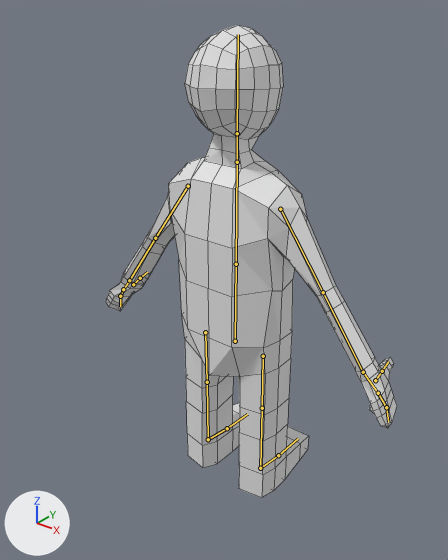
A saved change to the Blender file models/heroes/omi.blend.
Camera for both pictures: a camera (50 mm lens) standing at (3.71, -5.38, 5.59) and looking at (-0.2, -0.49, 2.56). The lights are fixed; the arrows at lower left show +X, +Y and +Z. The bones that bend it are drawn over the model as lines. Mesh edges are drawn as thin lines.
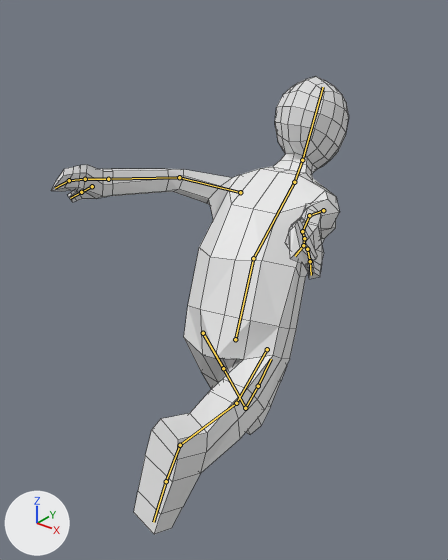
The newer file adds an action. The first version stands in its rest pose; the second is drawn at frame 17 of the action 'Run'.

Boxes [x1, y1, x2, y2] around the edits, measured in the pictures (448 x 560 px):
```json
{"object": "Cube", "change": "posed", "before": [106, 25, 397, 498], "after": [51, 76, 349, 534]}
{"bone": "torso", "before": "(235, 341) to (236, 264)", "after": "(235, 339) to (253, 258)"}
{"bone": "chest", "before": "(236, 264) to (237, 162)", "after": "(253, 258) to (294, 182)"}
{"bone": "neck", "before": "(237, 162) to (237, 133)", "after": "(294, 182) to (302, 160)"}
{"bone": "head", "before": "(237, 133) to (238, 34)", "after": "(302, 160) to (323, 87)"}
{"bone": "upper_arm.L", "before": "(188, 186) to (155, 238)", "after": "(240, 192) to (179, 177)"}
{"bone": "lower_arm.L", "before": "(155, 238) to (129, 280)", "after": "(179, 177) to (108, 179)"}
{"bone": "thumb_1.L", "before": "(133, 284) to (140, 278)", "after": "(92, 186) to (81, 192)"}
{"bone": "upper_arm.R", "before": "(280, 209) to (323, 292)", "after": "(323, 210) to (309, 215)"}
{"bone": "lower_arm.R", "before": "(323, 292) to (363, 372)", "after": "(309, 215) to (302, 231)"}
{"bone": "thumb_1.R", "before": "(375, 380) to (382, 371)", "after": "(307, 249) to (310, 261)"}
```

Edits to the scene script, one JSON object a line:
```json
{"block": "bone_torso", "where": "bone_torso = bpy.data.objects['Armature'].pose.bones['torso']"}
{"op": "set", "path": "bone_torso.location", "old": "(0.0, 0.0, 0.0)", "new": "(-0.08, -0.06, -0.12)"}
{"op": "set", "path": "bone_torso.rotation_quaternion", "old": "(1.0, 0.0, 0.0, 0.0)", "new": "(0.962, -0.253, 0.094, 0.032)", "note": "degrees (0, 0, 0) -> degrees (-29, 11, 1)"}
{"block": "bone_chest", "where": "bone_chest = bpy.data.objects['Armature'].pose.bones['chest']  # child of 'torso'"}
{"op": "set", "path": "bone_chest.rotation_quaternion", "old": "(1.0, 0.0, 0.0, 0.0)", "new": "(0.906, -0.422, -0.002, 0.01)", "note": "degrees (0, 0, 0) -> degrees (-50, 0, 1)"}
{"block": "bone_neck", "where": "bone_neck = bpy.data.objects['Armature'].pose.bones['neck']  # child of 'chest'"}
{"op": "set", "path": "bone_neck.rotation_quaternion", "old": "(1.0, 0.0, 0.0, 0.0)", "new": "(0.99, 0.141, 0.0, 0.0)", "note": "degrees (0, 0, 0) -> degrees (16, 0, 0)"}
{"block": "bone_head", "where": "bone_head = bpy.data.objects['Armature'].pose.bones['head']  # child of 'neck'"}
{"op": "set", "path": "bone_head.rotation_quaternion", "old": "(1.0, 0.0, 0.0, 0.0)", "new": "(0.997, 0.076, 0.003, -0.009)", "note": "degrees (0, 0, 0) -> degrees (9, 0, -1)"}
{"block": "bone_upper_arm_l", "where": "bone_upper_arm_l = bpy.data.objects['Armature'].pose.bones['upper_arm.L']  # child of 'chest'"}
{"op": "set", "path": "bone_upper_arm_l.rotation_quaternion", "old": "(1.0, 0.0, 0.0, 0.0)", "new": "(0.875, -0.358, -0.075, 0.318)", "note": "degrees (0, 0, 0) -> degrees (-43, 6, 38)"}
{"block": "bone_lower_arm_l", "where": "bone_lower_arm_l = bpy.data.objects['Armature'].pose.bones['lower_arm.L']  # child of 'upper_arm.L'"}
{"op": "set", "path": "bone_lower_arm_l.rotation_quaternion", "old": "(1.0, 0.0, 0.0, 0.0)", "new": "(0.984, 0.056, -0.125, -0.113)", "note": "degrees (0, 0, 0) -> degrees (8, -13, -14)"}
{"block": "bone_thumb_1_l", "where": "bone_thumb_1_l = bpy.data.objects['Armature'].pose.bones['thumb_1.L']  # child of 'hand_1.L'"}
{"op": "set", "path": "bone_thumb_1_l.rotation_quaternion", "old": "(1.0, 0.0, 0.0, 0.0)", "new": "(0.831, -0.534, 0.062, 0.145)", "note": "degrees (0, 0, 0) -> degrees (-64, 15, 10)"}
{"block": "bone_upper_arm_r", "where": "bone_upper_arm_r = bpy.data.objects['Armature'].pose.bones['upper_arm.R']  # child of 'chest'"}
{"op": "set", "path": "bone_upper_arm_r.rotation_quaternion", "old": "(1.0, 0.0, 0.0, 0.0)", "new": "(0.897, -0.385, -0.077, -0.204)", "note": "degrees (0, 0, 0) -> degrees (-44, -17, -19)"}
{"block": "bone_lower_arm_r", "where": "bone_lower_arm_r = bpy.data.objects['Armature'].pose.bones['lower_arm.R']  # child of 'upper_arm.R'"}
{"op": "set", "path": "bone_lower_arm_r.rotation_quaternion", "old": "(1.0, 0.0, 0.0, 0.0)", "new": "(0.977, 0.075, 0.197, 0.009)", "note": "degrees (0, 0, 0) -> degrees (9, 23, 3)"}
{"block": "bone_thumb_1_r", "where": "bone_thumb_1_r = bpy.data.objects['Armature'].pose.bones['thumb_1.R']  # child of 'hand_1.R'"}
{"op": "set", "path": "bone_thumb_1_r.rotation_quaternion", "old": "(1.0, 0.0, 0.0, 0.0)", "new": "(0.831, -0.534, -0.062, -0.145)", "note": "degrees (0, 0, 0) -> degrees (-64, -15, -10)"}
{"block": "bone_leg_control_l", "where": "bone_leg_control_l = bpy.data.objects['Armature'].pose.bones['leg_control.L']"}
{"op": "set", "path": "bone_leg_control_l.location", "old": "(0.0, 0.0, 0.0)", "new": "(0.1, 0.86, 0.02)"}
{"op": "set", "path": "bone_leg_control_l.rotation_quaternion", "old": "(1.0, 0.0, 0.0, 0.0)", "new": "(0.961, 0.263, 0.012, 0.085)", "note": "degrees (0, 0, 0) -> degrees (30, -1, 10)"}
{"block": "bone_leg_control_r", "where": "bone_leg_control_r = bpy.data.objects['Armature'].pose.bones['leg_control.R']"}
{"op": "set", "path": "bone_leg_control_r.location", "old": "(0.0, 0.0, 0.0)", "new": "(-0.08, -1.24, 1.7)"}
{"op": "set", "path": "bone_leg_control_r.rotation_quaternion", "old": "(1.0, 0.0, 0.0, 0.0)", "new": "(0.591, -0.801, 0.077, -0.057)", "note": "degrees (0, 0, 0) -> degrees (-107, 0, -11)"}
```
